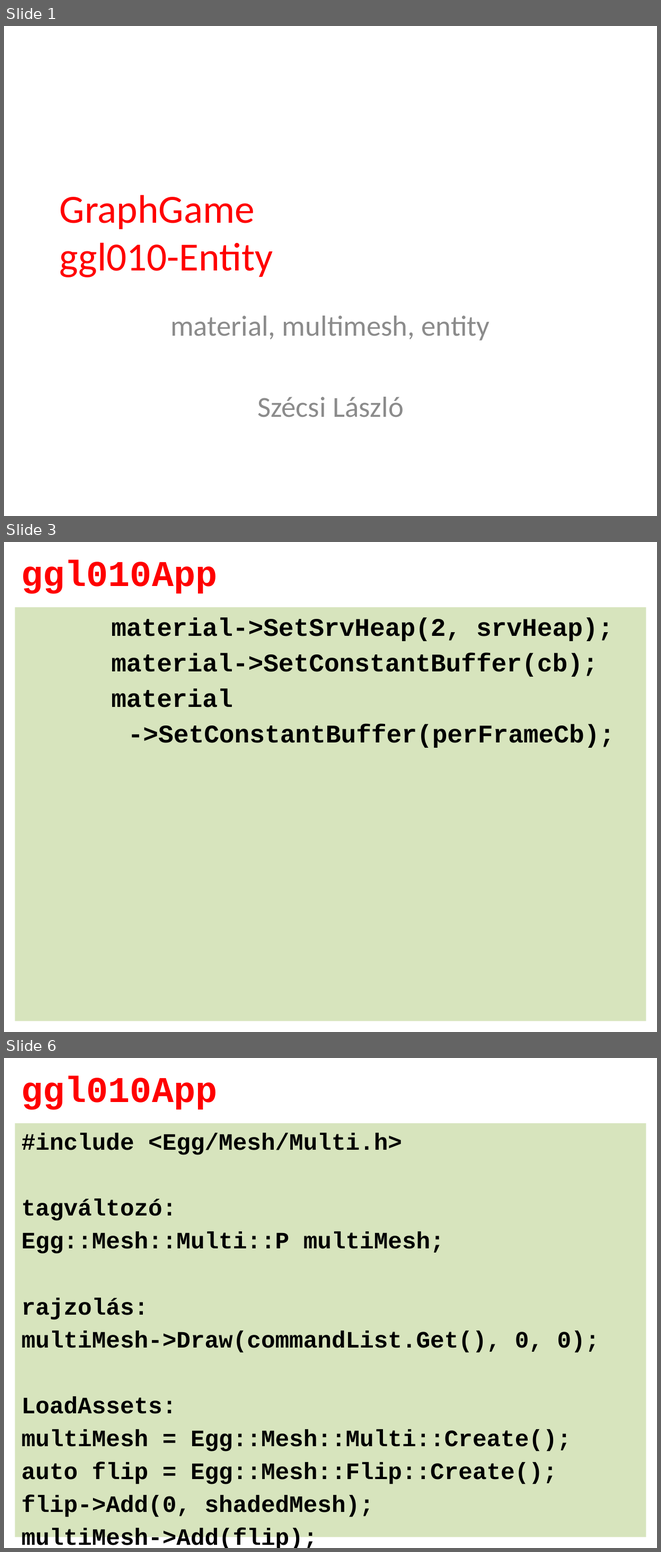
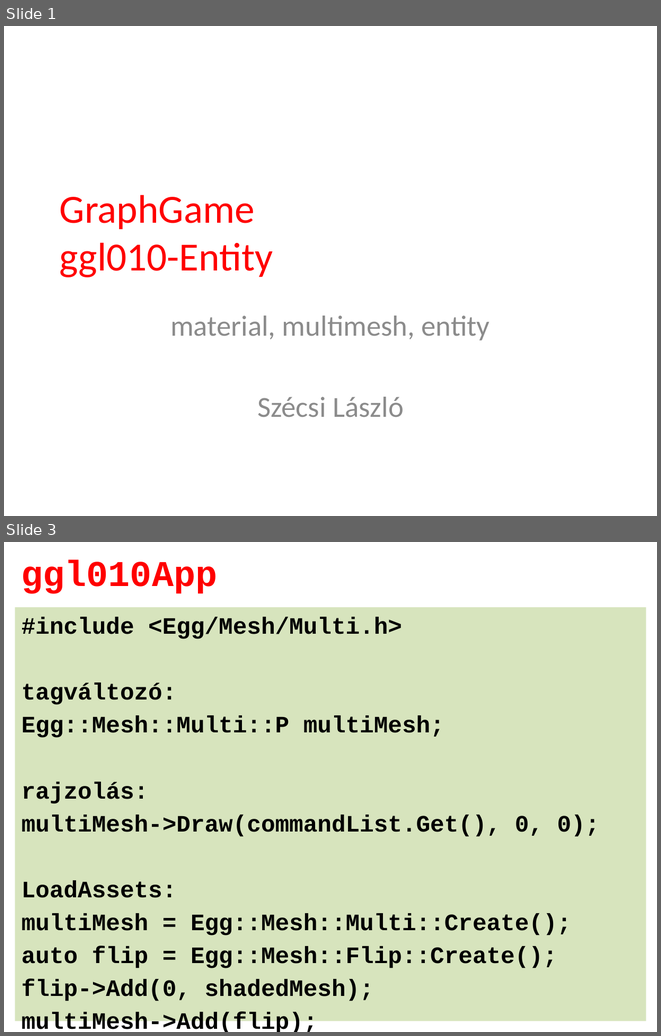
Before and after one commit to szecsi/dx12, a slide deck: Slides/ggl010-Entity.pptx. Shown one above the other, each under a label of ours: slides 1, 3 and 6 before the commit, slides 1 and 3 after it; the slides between them are not shown. The pictures are 661x1552 and 661x1036 pixels, drawn with LibreOffice and Linux fonts; fonts in the diff are those of the drawing; background and template pictures are left out. Boxes give left, top, right and bottom in pixels: in the first picture for what was removed or moved away, otherwise in the second. Text is boxed around its words. In the diff, an @@ line names an element or a change of style, - is before the commit and + after.

```diff
--- a/Slides/ggl010-Entity.pptx
+++ b/Slides/ggl010-Entity.pptx
@@ slide 3 removed at box(4, 542, 657, 1032), background #FFFFFF @@
@@ title removed at box(21, 560, 217, 594) @@
-ggl010App
@@ text removed at box(15, 607, 646, 1021) @@
-material->SetSrvHeap(2, srvHeap);
-material->SetConstantBuffer(cb);
-material
-->SetConstantBuffer(perFrameCb);
@@ what was slide 6 is now slide 3 @@
```
Also in this commit, not shown: 3 slides changed, 2 other slides removed, 26 other files.
